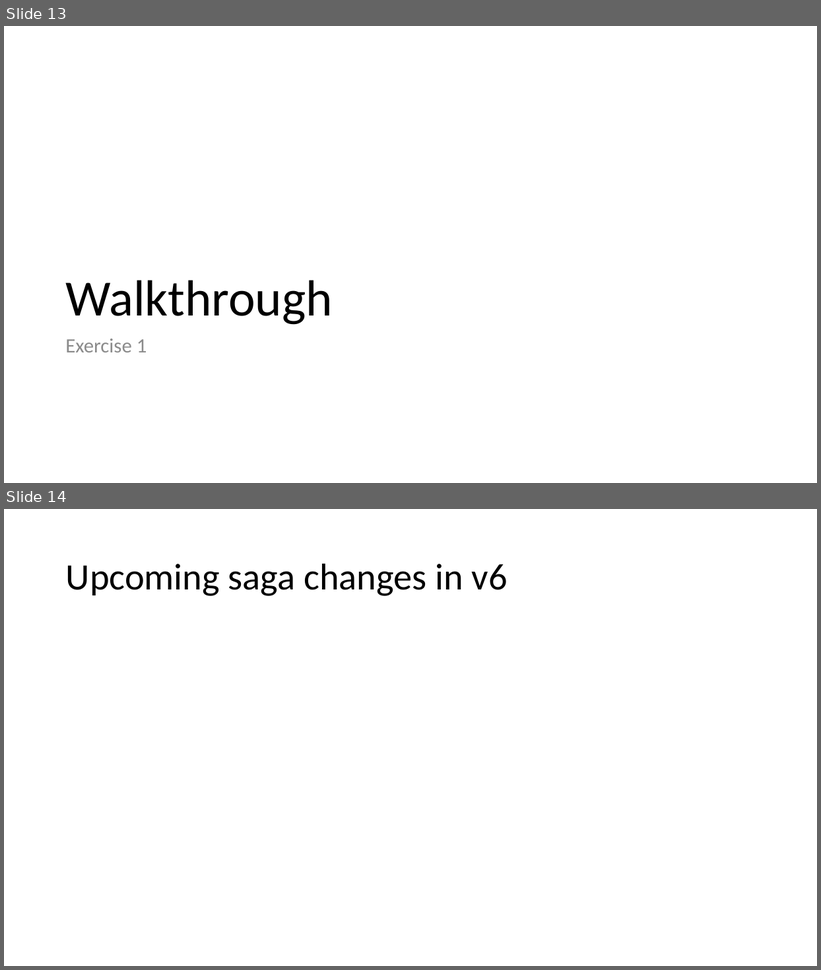
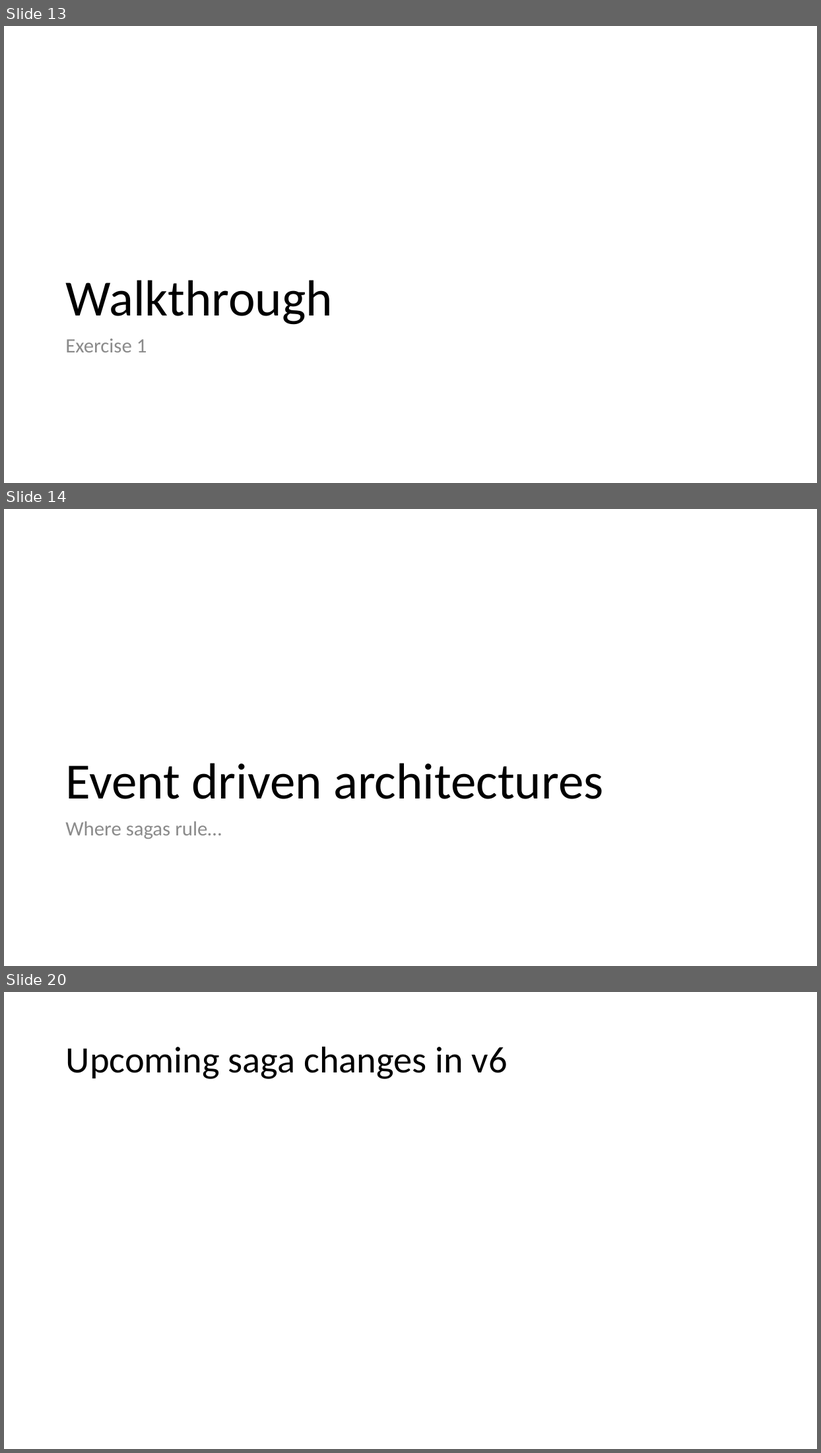
Before and after one commit to Particular/SagaMasterClass, a slide deck: SagaMasterClass.pptx. Shown one above the other, each under a label of ours: slides 13 and 14 before the commit, slides 13, 14 and 20 after it; the slides between them are not shown. The pictures are 821x970 and 821x1453 pixels, drawn with LibreOffice and Linux fonts; fonts in the diff are those of the drawing. Boxes give left, top, right and bottom in pixels: in the first picture for what was removed or moved away, otherwise in the second. Text is boxed around its words. In the diff, an @@ line names an element or a change of style, - is before the commit and + after.

```diff
--- a/SagaMasterClass.pptx
+++ b/SagaMasterClass.pptx
@@ slide 14 added at bbox=[4, 509, 817, 966], background #FFFFFF @@
@@ title added at bbox=[65, 763, 603, 799], 60 pt, text #000000 @@
+Event driven architectures
@@ text added at bbox=[65, 821, 222, 839], 24 pt, text #8C8C8C @@
+Where sagas rule…
@@ what was slide 14 is now slide 20 @@
```
Also in this commit, not shown: 5 other slides added, 9 other files.
